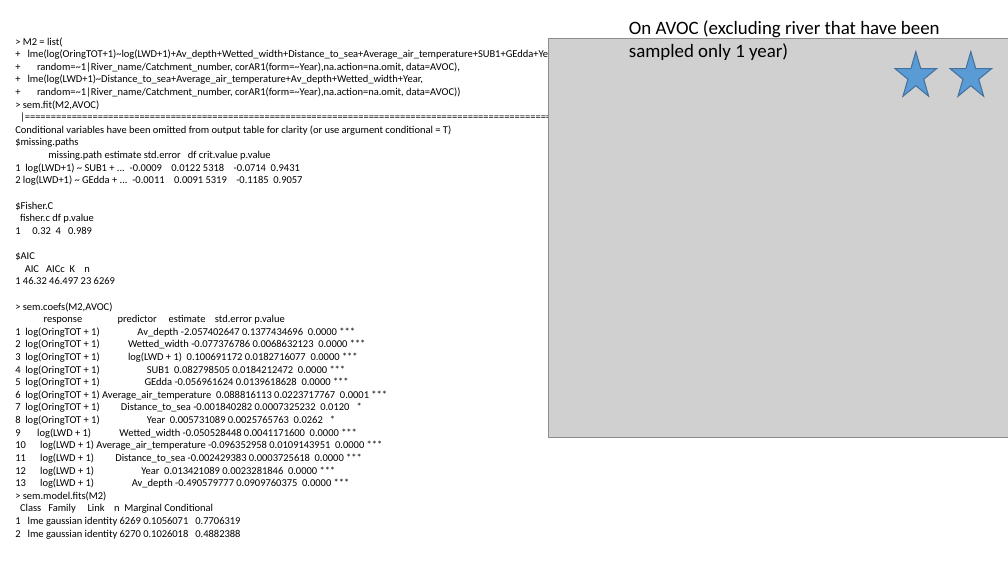
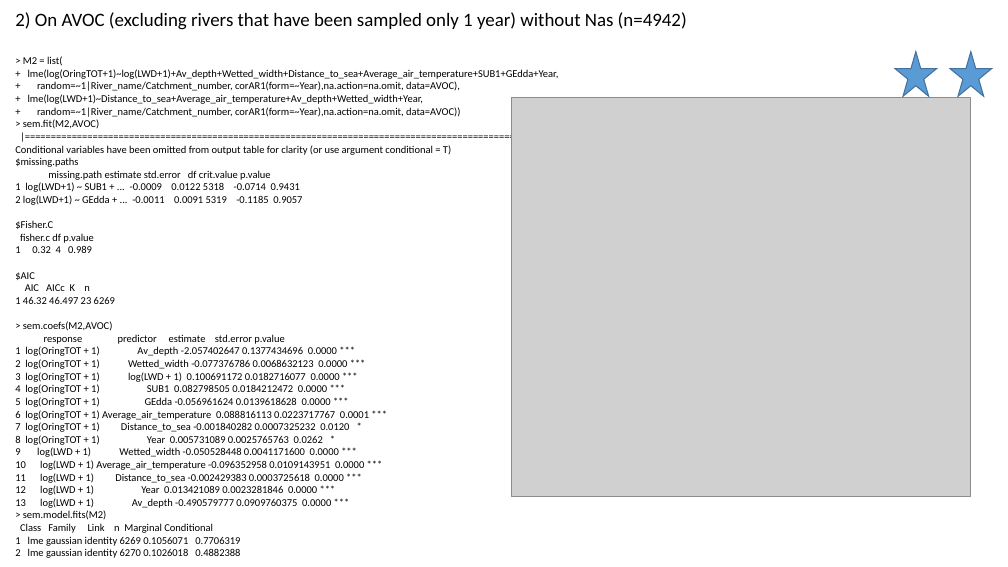
Before and after one commit to SerenaDonadi/Dod-ved, a slide deck: slide 24 of Electrofish data/LWD_analyses.pptx (slide 21 before the commit). Drawn at 1008x567 pixels with LibreOffice and Linux fonts; fonts in the diff are those of the drawing; grey boxes stand for pictures. Boxes give left, top, right and bottom in pixels: in the first picture for what was removed or moved away, otherwise in the second. Text is boxed around its words. In the diff, an @@ line names an element or a change of style, - is before the commit and + after.

Commit message:
model on AV2 for öring

```diff
--- a/Electrofish data/LWD_analyses.pptx
+++ b/Electrofish data/LWD_analyses.pptx
@@ text at [15, 12, 687, 30]: text changed @@
-On AVOC (excluding river that have been sampled only 1 year)
+2) On AVOC (excluding rivers that have been sampled only 1 year) without Nas (n=4942)
@@ text "> M2 = list(": place and size @@
-text "> M2 = list(" at [15, 37, 559, 539]
+text "> M2 = list(" at [15, 56, 559, 558]
@@ picture: place and size @@
-picture at [549, 39, 1008, 438]
+picture at [512, 98, 971, 497]
```
Also in this commit, not shown: 6 other slides changed, 7 slides added, 1 slide removed, 1 other file.
